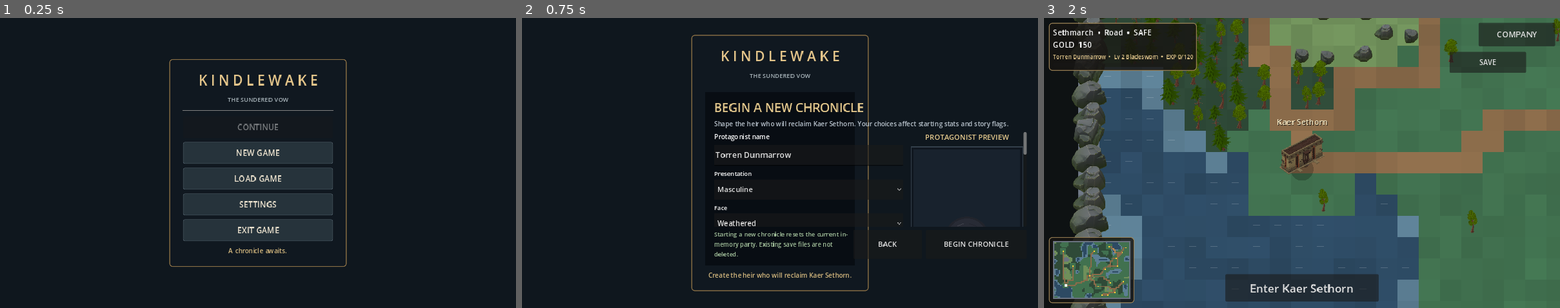
Above: before the commit, frames 1-3 (left to right).
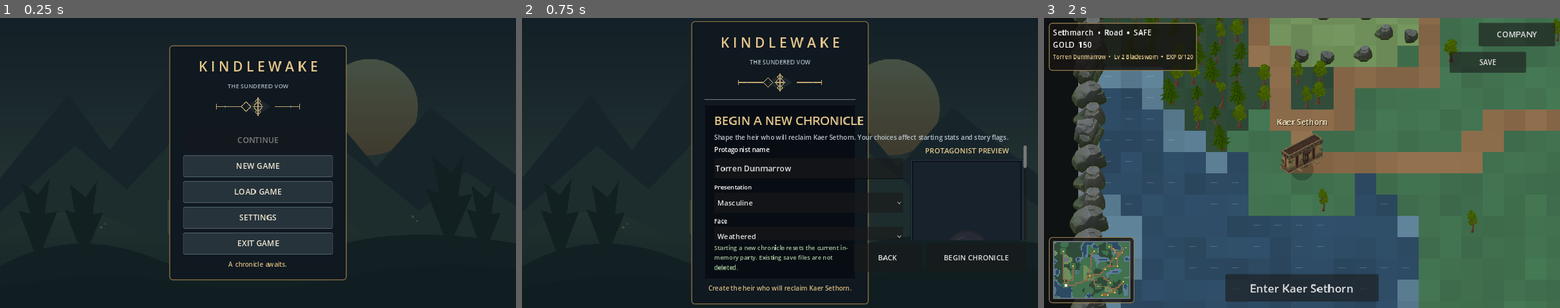
Above: after the commit, the same moments.

Repository: ninjun42215-gif/KindleWake
Game: Godot game, scene res://TitleScreen.tscn
Same seed, same stepped clock (60 frames per second), same inputs: the game is played once before the commit and once after it.
Inputs:
- Up to frame 1 (0.25 s): no input
- Up to frame 2 (0.75 s): click "NEW GAME" at 0.5 s
- Up to frame 3 (2 s): click "BEGIN CHRONICLE" at 1.25 s

The runs differ from the first frame. In frame 1, 11% of the frame differs, in the area x 0-100%, y 9-91%; in frame 2, 10%; in frame 3, nothing differs.

Commit message:
ui art: add illustrated title backdrop and fantasy ornament

Diff:
--- a/Kindlewake/scripts/ui/title_screen.gd
+++ b/Kindlewake/scripts/ui/title_screen.gd
@@ -27,6 +27,15 @@
     backdrop.color = Color("#080d13")
     backdrop.set_anchors_and_offsets_preset(Control.PRESET_FULL_RECT)
     add_child(backdrop)
+
+    var illustration := TextureRect.new()
+    illustration.texture = load("res://assets/art/ui/title_illustration.svg")
+    illustration.set_anchors_and_offsets_preset(Control.PRESET_FULL_RECT)
+    illustration.expand_mode = TextureRect.EXPAND_IGNORE_SIZE
+    illustration.stretch_mode = TextureRect.STRETCH_KEEP_ASPECT_COVERED
+    illustration.modulate = Color(0.72, 0.82, 0.78, 0.72)
+    illustration.mouse_filter = Control.MOUSE_FILTER_IGNORE
+    add_child(illustration)
 
     var wash := ColorRect.new()
     wash.color = Color("#17232a")
@@ -74,6 +83,14 @@
     subtitle.add_theme_font_size_override("font_size", 15)
     subtitle.add_theme_color_override("font_color", Color("#aab6bc"))
     root_box.add_child(subtitle)
+
+    var ornament := TextureRect.new()
+    ornament.texture = load("res://assets/art/ui/ornament_divider.svg")
+    ornament.custom_minimum_size = Vector2(320, 54)
+    ornament.expand_mode = TextureRect.EXPAND_IGNORE_SIZE
+    ornament.stretch_mode = TextureRect.STRETCH_KEEP_ASPECT_CENTERED
+    ornament.mouse_filter = Control.MOUSE_FILTER_IGNORE
+    root_box.add_child(ornament)
 
     var divider := HSeparator.new()
     root_box.add_child(divider)
